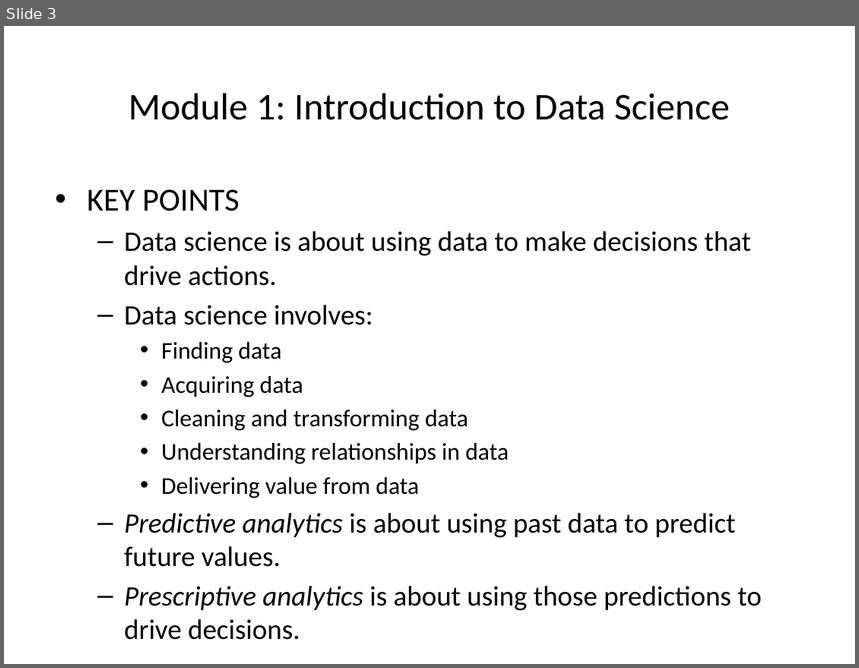
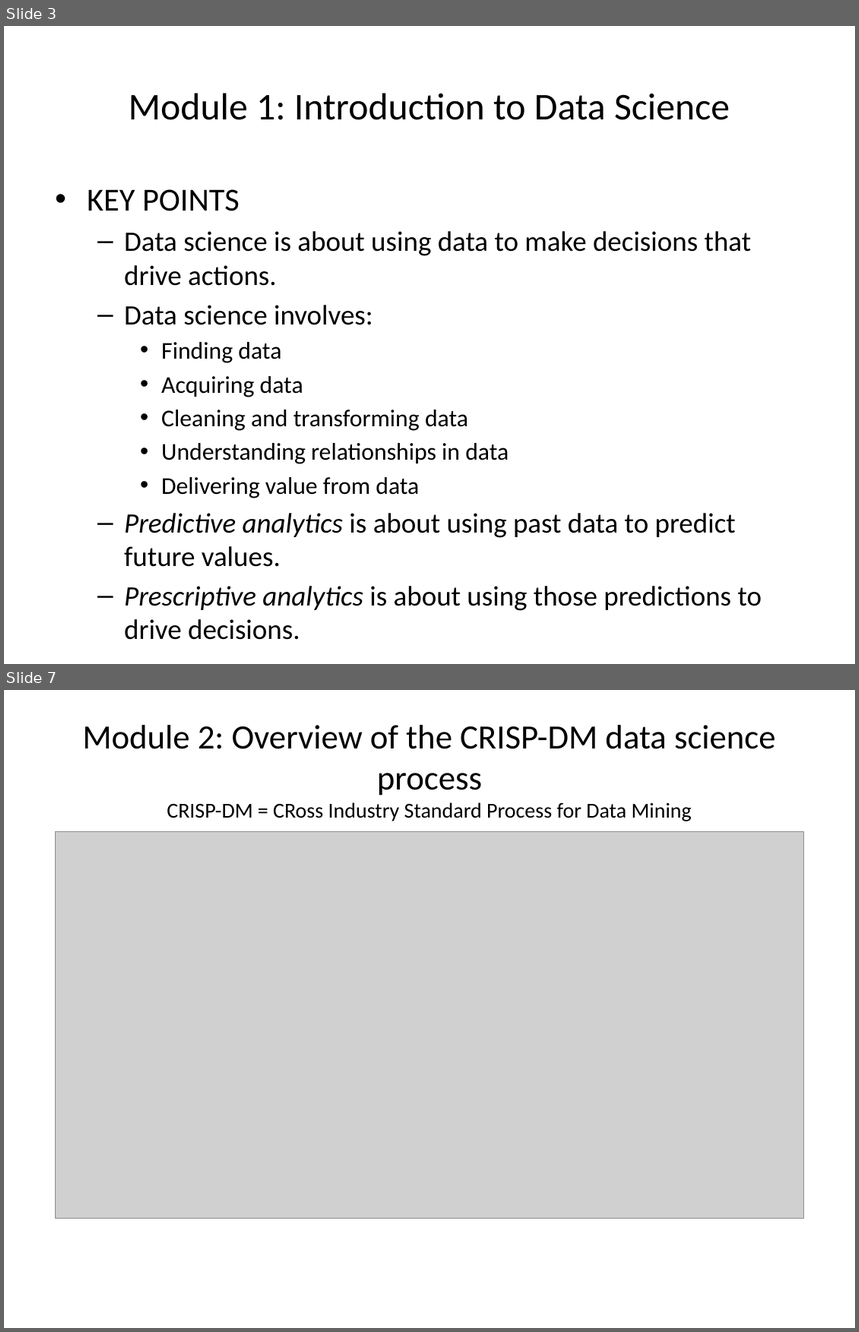
Before and after one commit to mmasloub/Microsoft--DAT203x-Data-Science-and-Machine-Learning-Essentials, a slide deck: Module 1.pptx. Shown one above the other, each under a label of ours: slide 3 before the commit, slides 3 and 7 after it; the slides between them are not shown. The pictures are 859x668 and 859x1332 pixels, drawn with LibreOffice and Linux fonts; fonts in the diff are those of the drawing; grey boxes stand for pictures. Boxes give left, top, right and bottom in pixels: in the first picture for what was removed or moved away, otherwise in the second. Text is boxed around its words. In the diff, an @@ line names an element or a change of style, - is before the commit and + after.

Commit message:
Module 1 - Chapter 2

```diff
--- a/Module 1.pptx
+++ b/Module 1.pptx
@@ slide 7 added at <box>4,690,855,1328</box>, background #FFFFFF @@
@@ title added at <box>82,725,776,821</box>, 18 pt, text #000000 @@
+Module 2: Overview of the CRISP-DM data science process
+CRISP-DM = CRoss Industry Standard Process for Data Mining
@@ picture added at <box>55,832,804,1219</box> @@
```
Also in this commit, not shown: 4 other slides added.
